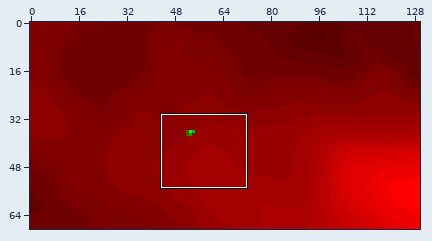
Sprite sheet -- Assets/MickRendered/selectedHabits0.png. The first picture is a wide view before the edit; the outline marks the close-up.
Close-up. Earlier state:
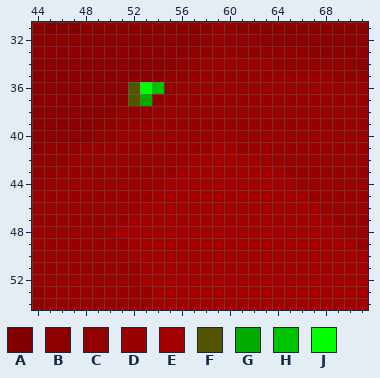
The file is 130x69 pixels. Colours within 5 levels of each other are drawn and written as one. Shown: x 44..71, y 31..54.
Palette (. is transparent): A #830000  B #8c0000  C #930000  D #9a0000  E #a50000  F #555500  G #00ab00  H #00c300  J #00ff00
Pixels before, first column x 44:
31 BAAABBBBBBBBBBBCCBBBBBBBBBBB
32 BBBBBBBBBBBBBBCCCCCBBBBBBBBB
33 BBBBBBBBBBBBBCCCDCCCCCCBBBBB
34 BBBBBBBBBBBBCCDDDDDDCCCCCCCB
35 BBBBBBBBBBBCCDDDDDDDDDDDDCCC
36 BBBBBBBBFJHCDDDDDDDDDDDDDDDD
37 BBBBBBBBFGCDDDDDDDDDDDDDDDDD
38 BBBBBBBCCCDDDDDDDDDDDDDDDDDD
39 BBBBBBCCDDDDDDDDDDDDDDDDDDDD
40 BBBBBCCDDDDDDDDDDDDDDDDDDDDD
41 BCCCDDDDDDDDDDDEEDDDDDDDDDDD
42 CCCDDDDDDDDDDEEEEEEDDDDDDDDD
43 CCDDDDDDDDDDEEEEEEEEEDDDDDDD
44 CDDDDDDDDDDEEEEEEEEEEEDDDDDD
45 DDDDDDDDDDEEEEEEEEEEEEEDDDDD
46 DDDDDDDDDEEEEEEEEEEEEEEEDDDD
47 DDDDDDDDEEEEEEEEEEEEEEEEEDDD
48 DDDDDDDEEEEEEEEEEEEEEEEEEEDD
49 DDDDDDDDEEEEEEEEEEEEEEEEEEED
50 DDDDDDDDEEEEEEEEEEEEEEEEEEEE
51 DDDDDDDDDEEEEEEEEEEEEEEEEEEE
52 DDDDDDDDDEEEEEEEEEEEEEEEEEEE
53 CDDDDDDDDDEEEEEEEEEEEEEEEEEE
54 CDDDDDDDDDEEEEEEEEEEEEEEEEEE
The same view after the edit:
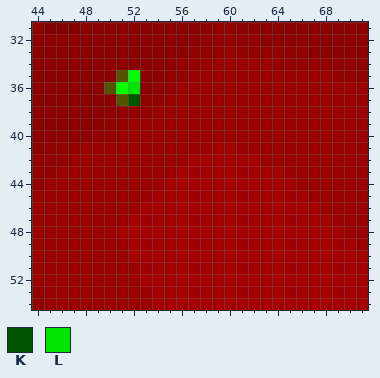
Colours new in this view: K #005500  L #00e500
Difference:
y 35: x 51..52 BB -> FJ
y 36: x 50..54 BBFJH -> FJLBC
y 37: x 51..53 BFG -> FKC
Pixel boxes of the changes (left, top, right, bottom) in both close-ups:
changed: (104, 70, 164, 106)
